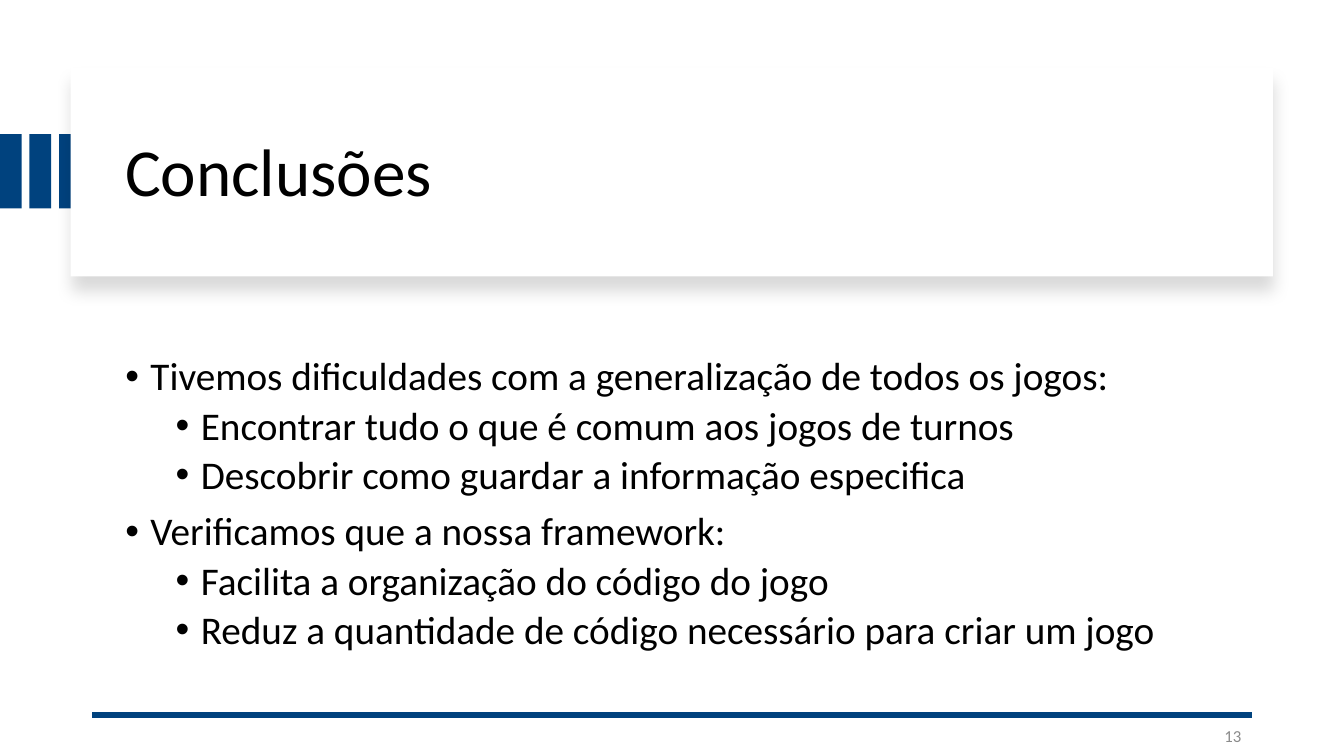
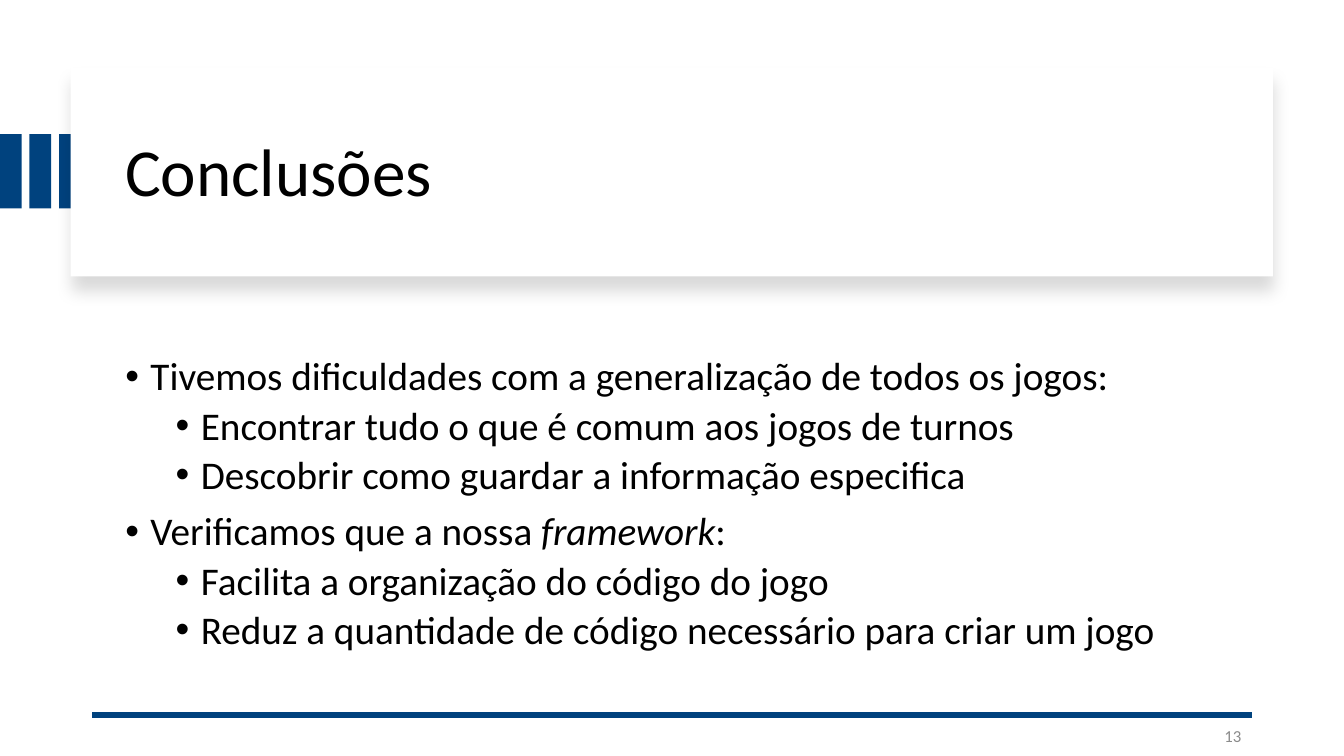
Before and after one commit to i-on-project/turn-games-fw, a slide deck: slide 13 of docs/Presentation/apG25.pptx. Drawn at 1344x756 pixels with LibreOffice and Linux fonts; fonts in the diff are those of the drawing. Boxes give left, top, right and bottom in pixels: in the first picture for what was removed or moved away, otherwise in the second. Text is boxed around its words. In the diff, an @@ line names an element or a change of style, - is before the commit and + after.

```diff
--- a/docs/Presentation/apG25.pptx
+++ b/docs/Presentation/apG25.pptx
@@ text at [150, 517, 726, 552]: italic on in "framework:" @@
```
Also in this commit, not shown: 1 other slide changed, 7 other files.
